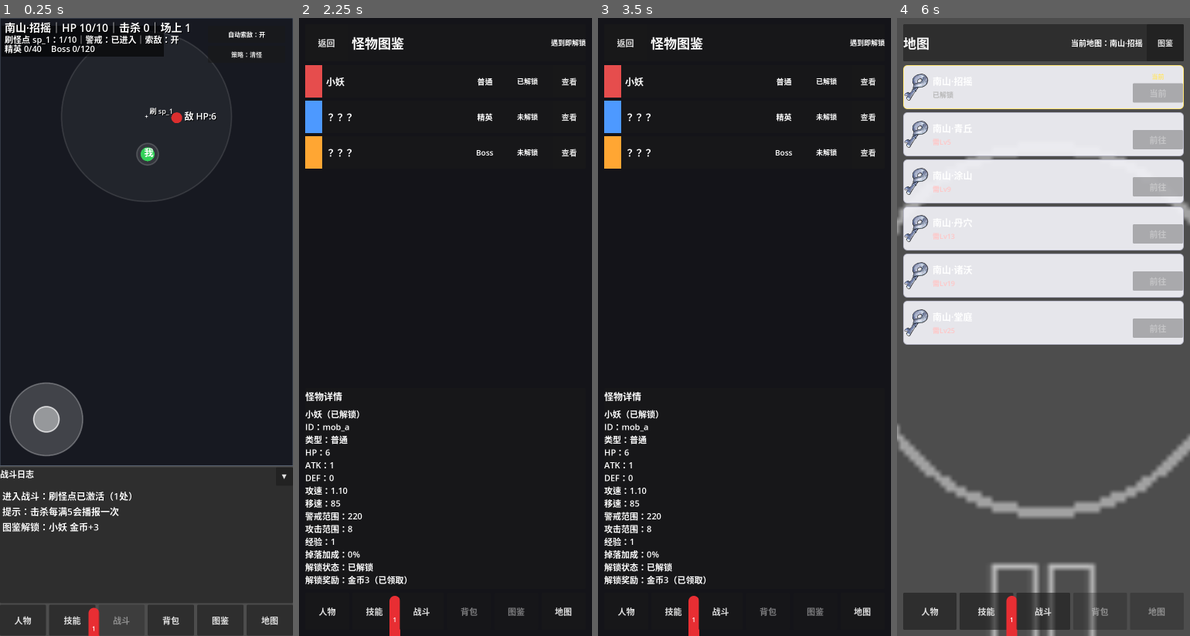
Above: before the commit, frames 1-4 (left to right).
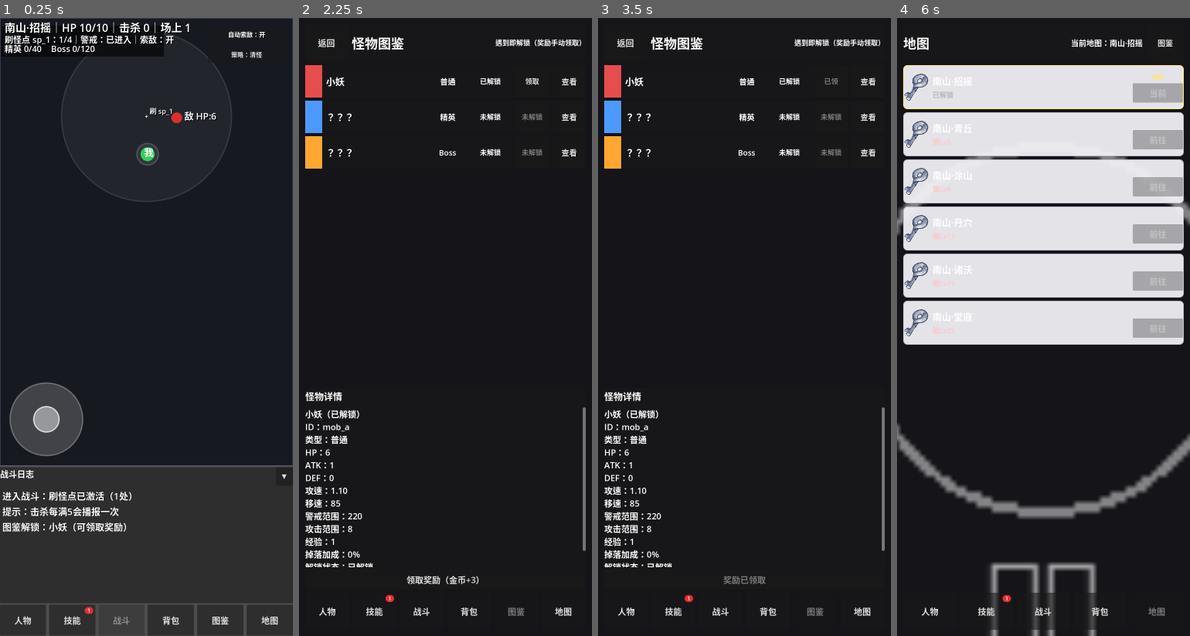
Above: after the commit, the same moments.

Repository: eat-chestnut/shanhaiidle
Game: Godot game, scene res://ui/pages/PageBattle.tscn
Two runs of this game, one before a commit and one after it. Both use one fixed random seed, a clock stepped at 60 frames per second and the inputs below. The engine's default icon, where the game draws it, is replaced by a stand-in: a white triangle on a blue panel in a dark square.
Inputs (mouse positions are in pixels of both pictures, inside the frame that each line leads up to):
- Up to frame 1 (0.25 s): no input
- Up to frame 2 (2.25 s): click "技能" at 0.5 s; click "战斗" at 1.25 s; click "图鉴" at 2 s
- Up to frame 3 (3.5 s): click (832, 79) at 2.75 s, where only the run after the commit has a clickable "领取"
- Up to frame 4 (6 s): click "技能" at 3.5 s; click "图鉴" at 4.25 s; click "战斗" at 5 s; click "地图" at 5.75 s

The runs differ from the first frame. In frame 1, 0.7% of the frame differs, in the area x 22-62%, y 2-100%; in frame 2, 2.0%; in frame 3, 1.9%; in frame 4, 50%, in the area x 0-100%, y 0-100%.

Commit message:
初步完成

Diff:
--- a/autoload/BattleService.gd
+++ b/autoload/BattleService.gd
@@ -90,6 +90,8 @@
 var battle_time := 0.0
 var attack_timer := 0.0
 var hit_log_cd := 0.0
+var player_last_hit_at := 0.0
+var hp_regen_accum := 0.0
 var auto_seek_moving := false
 var manual_seek_off_fired := false
 var player_pos_inited := false
@@ -231,6 +233,7 @@
 	_move_enemies(delta)
 	_update_skill_runtime(delta)
 	_enemy_attack_player(delta)
+	_player_regen(delta)
 	_update_loot(delta)
 
 	attack_timer += delta
@@ -662,6 +665,8 @@
 	special_present = ""
 	attack_timer = 0.0
 	hit_log_cd = 0.0
+	player_last_hit_at = battle_time
+	hp_regen_accum = 0.0
 	auto_seek_moving = false
 	manual_seek_off_fired = false
 	gcd_left = 0.0
@@ -981,6 +986,8 @@
 
 	var hp_now := maxi(0, int(player.get("hp", 0)) - total_damage)
 	player["hp"] = hp_now
+	player_last_hit_at = battle_time
+	hp_regen_accum = 0.0
 	if hit_log_cd <= 0.0:
 		EventBus.add_log("受击 -%d（HP %d/%d）" % [total_damage, hp_now, int(player.get("max_hp", hp_now))])
 		hit_log_cd = HIT_LOG_INTERVAL
@@ -1462,6 +1469,7 @@
 		special_present = ""
 		EventBus.add_log("已击败：%s" % enemy_name)
 	kills += 1
+	_heal_on_kill(enemy_kind)
 	PerfTracker.record_kill(enemy_kind, enemy_exp)
 	ProgressModel.add_exp(enemy_exp, "online")
 	TaskService.on_kill(enemy_kind, 1)
@@ -1904,6 +1912,8 @@
 	events.clear()
 	attack_timer = 0.0
 	hit_log_cd = 0.0
+	player_last_hit_at = battle_time
+	hp_regen_accum = 0.0
 	auto_seek_moving = false
 	manual_seek_off_fired = false
 	gcd_left = 0.0
@@ -1916,6 +1926,36 @@
 	spawn_rt["alive_count"] = 0
 	spawn_rt["next_spawn_at"] = battle_time
 	_log_loot_bonus_info()
+
+func _player_regen(delta: float) -> void:
+	var hp := int(player.get("hp", 0))
+	var max_hp := int(player.get("max_hp", hp))
+	if hp <= 0:
+		return
+	if hp >= max_hp:
+		return
+	if battle_time - player_last_hit_at < 1.2:
+		return
+	var attrs_any = ProgressModel.attrs
+	var attrs: Dictionary = attrs_any if attrs_any is Dictionary else {}
+	var physique := maxi(0, int(attrs.get("physique", 0)))
+	var regen_rate := 0.35 + float(physique) * 0.02
+	hp_regen_accum += regen_rate * delta
+	var add := int(floor(hp_regen_accum))
+	if add <= 0:
+		return
+	hp_regen_accum -= float(add)
+	player["hp"] = mini(max_hp, hp + add)
+
+func _heal_on_kill(kind: String) -> void:
+	var max_hp := int(player.get("max_hp", 10))
+	var hp := int(player.get("hp", 10))
+	var add := 1
+	if kind == "elite":
+		add = 2
+	elif kind == "boss":
+		add = 4
+	player["hp"] = mini(max_hp, hp + add)
 
 func _decrease_spawn_alive(spawn_id: String) -> void:
 	if spawn_id != str(spawn_rt.get("id", "sp_1")):
--- a/autoload/MonsterDexModel.gd
+++ b/autoload/MonsterDexModel.gd
@@ -52,17 +52,30 @@
 	var monster_id := str(monster_def.get("id", ""))
 	if monster_id.is_empty():
 		return
-	var reward_gold := maxi(0, int(monster_def.get("dex_gold", 5)))
 	var was_unlocked := bool(unlocked.get(monster_id, false))
 	if not was_unlocked:
 		unlocked[monster_id] = true
-	if not bool(rewarded.get(monster_id, false)):
-		if reward_gold > 0:
-			PlayerModel.add_gold(reward_gold)
-		rewarded[monster_id] = true
-		EventBus.add_log("图鉴解锁：%s 金币+%d" % [str(monster_def.get("name", monster_id)), reward_gold])
-	elif was_unlocked:
+		EventBus.add_log("图鉴解锁：%s（可领取奖励）" % str(monster_def.get("name", monster_id)))
+	else:
 		return
 
 	save_data()
 	EventBus.notify_inventory_updated()
+
+func can_claim(monster_id: String) -> bool:
+	return bool(unlocked.get(monster_id, false)) and not bool(rewarded.get(monster_id, false))
+
+func claim(monster_def: Dictionary) -> bool:
+	var monster_id := str(monster_def.get("id", ""))
+	if monster_id.is_empty():
+		return false
+	if not can_claim(monster_id):
+		return false
+	var gold := maxi(0, int(monster_def.get("dex_gold", 5)))
+	if gold > 0:
+		PlayerModel.add_gold(gold)
+	rewarded[monster_id] = true
+	save_data()
+	EventBus.add_log("领取图鉴奖励：%s 金币+%d" % [str(monster_def.get("name", monster_id)), gold])
+	EventBus.notify_inventory_updated()
+	return true
--- a/data/stages_v1.json
+++ b/data/stages_v1.json
@@ -6,7 +6,7 @@
       "unlock_min_level": 1,
       "elite_every_kills": 40,
       "boss_every_kills": 120,
-      "spawn_patch": { "respawn_s": 1.70, "max_alive": 10, "spawn_radius": 220 },
+      "spawn_patch": { "respawn_s": 1.70, "max_alive": 4, "spawn_radius": 220 },
       "drops_patch": {
         "drop_chance": 0.27,
         "rarity_weights": { "white": 90, "blue": 9, "gold": 1 },
@@ -40,7 +40,7 @@
       "unlock_min_level": 5,
       "elite_every_kills": 36,
       "boss_every_kills": 108,
-      "spawn_patch": { "respawn_s": 1.65, "max_alive": 11, "spawn_radius": 228 },
+      "spawn_patch": { "respawn_s": 1.65, "max_alive": 5, "spawn_radius": 228 },
       "drops_patch": {
         "drop_chance": 0.28,
         "rarity_weights": { "white": 88, "blue": 10, "gold": 2 },
@@ -74,7 +74,7 @@
       "unlock_min_level": 9,
       "elite_every_kills": 34,
       "boss_every_kills": 102,
-      "spawn_patch": { "respawn_s": 1.58, "max_alive": 12, "spawn_radius": 236 },
+      "spawn_patch": { "respawn_s": 1.58, "max_alive": 6, "spawn_radius": 236 },
       "drops_patch": {
         "drop_chance": 0.29,
         "rarity_weights": { "white": 85, "blue": 13, "gold": 2 },
@@ -108,7 +108,7 @@
       "unlock_min_level": 13,
       "elite_every_kills": 32,
       "boss_every_kills": 96,
-      "spawn_patch": { "respawn_s": 1.52, "max_alive": 13, "spawn_radius": 244 },
+      "spawn_patch": { "respawn_s": 1.52, "max_alive": 7, "spawn_radius": 244 },
       "drops_patch": {
         "drop_chance": 0.30,
         "rarity_weights": { "white": 83, "blue": 15, "gold": 2 },
@@ -142,7 +142,7 @@
       "unlock_min_level": 19,
       "elite_every_kills": 30,
       "boss_every_kills": 90,
-      "spawn_patch": { "respawn_s": 1.46, "max_alive": 14, "spawn_radius": 252 },
+      "spawn_patch": { "respawn_s": 1.46, "max_alive": 8, "spawn_radius": 252 },
       "drops_patch": {
         "drop_chance": 0.31,
         "rarity_weights": { "white": 80, "blue": 17, "gold": 3 },
@@ -176,7 +176,7 @@
       "unlock_min_level": 25,
       "elite_every_kills": 28,
       "boss_every_kills": 84,
-      "spawn_patch": { "respawn_s": 1.40, "max_alive": 15, "spawn_radius": 260 },
+      "spawn_patch": { "respawn_s": 1.40, "max_alive": 9, "spawn_radius": 260 },
       "drops_patch": {
         "drop_chance": 0.31,
         "rarity_weights": { "white": 78, "blue": 19, "gold": 3 },
--- a/ui/components/Badge.gd
+++ b/ui/components/Badge.gd
@@ -3,17 +3,34 @@
 @onready var bg: Panel = $Bg
 @onready var lb: Label = $Text
 
+func _apply_layout(w: float, h: float) -> void:
+	anchor_left = 1.0
+	anchor_right = 1.0
+	anchor_top = 0.0
+	anchor_bottom = 0.0
+	var right_pad := 6.0
+	var top_pad := 6.0
+	offset_right = -right_pad
+	offset_left = -right_pad - w
+	offset_top = top_pad
+	offset_bottom = top_pad + h
+	mouse_filter = Control.MOUSE_FILTER_IGNORE
+
 func set_value(v: int, show_dot_if_zero: bool = false) -> void:
 	if v <= 0:
 		visible = show_dot_if_zero
 		lb.text = ""
+		if show_dot_if_zero:
+			_apply_layout(12.0, 12.0)
 		return
 	visible = true
 	if v >= 10:
 		lb.text = "9+"
 	else:
 		lb.text = str(v)
+	_apply_layout(22.0, 18.0)
 
 func set_dot(show: bool) -> void:
 	visible = show
 	lb.text = ""
+	_apply_layout(12.0, 12.0)
--- a/ui/components/Badge.tscn
+++ b/ui/components/Badge.tscn
@@ -4,16 +4,16 @@
 
 [sub_resource type="StyleBoxFlat" id="StyleBoxFlat_badge"]
 bg_color = Color(0.91, 0.18, 0.2, 1)
-corner_radius_top_left = 14
-corner_radius_top_right = 14
-corner_radius_bottom_right = 14
-corner_radius_bottom_left = 14
+corner_radius_top_left = 9
+corner_radius_top_right = 9
+corner_radius_bottom_right = 9
+corner_radius_bottom_left = 9
 
 [node name="Badge" type="Control"]
 visible = false
-custom_minimum_size = Vector2(28, 28)
-offset_right = 28.0
-offset_bottom = 28.0
+custom_minimum_size = Vector2(22, 18)
+offset_right = 22.0
+offset_bottom = 18.0
 mouse_filter = 2
 script = ExtResource("1_v2w3x")
 
@@ -34,7 +34,7 @@
 grow_horizontal = 2
 grow_vertical = 2
 theme_override_colors/font_color = Color(1, 1, 1, 1)
-theme_override_font_sizes/font_size = 16
+theme_override_font_sizes/font_size = 14
 text = ""
 horizontal_alignment = 1
 vertical_alignment = 1
--- a/ui/pages/PageMap.gd
+++ b/ui/pages/PageMap.gd
@@ -36,6 +36,7 @@
 	_btn_nav_battle.text = I18nService.t("ui.nav.battle", "战斗")
 	_btn_nav_bag.text = I18nService.t("ui.nav.bag", "背包")
 	_btn_nav_map.text = I18nService.t("ui.nav.map", "地图")
+	_btn_nav_bag.disabled = false
 	_btn_nav_map.disabled = true
 	_current_stage.text = "当前地图：—"
 
@@ -46,6 +47,8 @@
 		_btn_nav_skills.pressed.connect(_on_nav_skills_pressed)
 	if not _btn_nav_battle.pressed.is_connected(_on_nav_battle_pressed):
 		_btn_nav_battle.pressed.connect(_on_nav_battle_pressed)
+	if not _btn_nav_bag.pressed.is_connected(_on_nav_bag_pressed):
+		_btn_nav_bag.pressed.connect(_on_nav_bag_pressed)
 	if not _btn_dex.pressed.is_connected(_on_nav_dex_pressed):
 		_btn_dex.pressed.connect(_on_nav_dex_pressed)
 	if not EventBus.inventory_updated.is_connected(_on_model_changed):
@@ -170,6 +173,9 @@
 	get_tree().change_scene_to_file(PAGE_SKILLS)
 
 func _on_nav_battle_pressed() -> void:
+	get_tree().change_scene_to_file(PAGE_BATTLE)
+
+func _on_nav_bag_pressed() -> void:
 	get_tree().change_scene_to_file(PAGE_BATTLE)
 
 func _on_nav_dex_pressed() -> void:
--- a/ui/pages/PageMap.tscn
+++ b/ui/pages/PageMap.tscn
@@ -12,6 +12,15 @@
 grow_horizontal = 2
 grow_vertical = 2
 script = ExtResource("1_h1u2m")
+
+[node name="BGFill" type="ColorRect" parent="."]
+layout_mode = 1
+anchors_preset = 15
+anchor_right = 1.0
+anchor_bottom = 1.0
+grow_horizontal = 2
+grow_vertical = 2
+color = Color(0.08, 0.08, 0.1, 1)
 
 [node name="BG" type="TextureRect" parent="."]
 layout_mode = 1
--- a/ui/pages/PageMonsterDex.gd
+++ b/ui/pages/PageMonsterDex.gd
@@ -11,6 +11,7 @@
 @onready var _monster_list: VBoxContainer = $RootVBox/MonsterScroll/MonsterList
 @onready var _detail_title: Label = $RootVBox/DetailPanel/DetailVBox/DetailTitle
 @onready var _detail_text: RichTextLabel = $RootVBox/DetailPanel/DetailVBox/DetailScroll/DetailText
+@onready var _btn_claim: Button = $RootVBox/DetailPanel/DetailVBox/BtnClaim
 @onready var _btn_nav_character: Button = $RootVBox/BottomNav/BtnNavCharacter
 @onready var _btn_nav_skills: Button = $RootVBox/BottomNav/BtnNavSkills
 @onready var _btn_nav_battle: Button = $RootVBox/BottomNav/BtnNavBattle
@@ -36,9 +37,10 @@
 
 func _apply_i18n() -> void:
 	_title.text = "怪物图鉴"
-	_hint.text = "遇到即解锁"
+	_hint.text = "遇到即解锁（奖励手动领取）"
 	_btn_back.text = "返回"
 	_detail_title.text = "怪物详情"
+	_btn_claim.text = "未解锁不可领取"
 	_btn_nav_character.text = I18nService.t("ui.nav.character", "人物")
 	_btn_nav_skills.text = I18nService.t("ui.nav.skills", "技能")
 	_btn_nav_battle.text = I18nService.t("ui.nav.battle", "战斗")
@@ -46,6 +48,10 @@
 	_btn_nav_dex.text = I18nService.t("ui.nav.dex", "图鉴")
 	_btn_nav_map.text = I18nService.t("ui.nav.map", "地图")
 	_btn_nav_dex.disabled = true
+	_btn_nav_bag.disabled = false
+	_btn_nav_character.disabled = false
+	_btn_nav_skills.disabled = false
+	_btn_nav_battle.disabled = false
 	_btn_nav_map.disabled = false
 
 func _connect_signals() -> void:
@@ -59,8 +65,12 @@
 		_btn_nav_skills.pressed.connect(_on_nav_skills_pressed)
 	if not _btn_nav_battle.pressed.is_connected(_on_nav_battle_pressed):
 		_btn_nav_battle.pressed.connect(_on_nav_battle_pressed)
+	if not _btn_nav_bag.pressed.is_connected(_on_nav_bag_pressed):
+		_btn_nav_bag.pressed.connect(_on_nav_bag_pressed)
 	if not _btn_nav_map.pressed.is_connected(_on_nav_map_pressed):
 		_btn_nav_map.pressed.connect(_on_nav_map_pressed)
+	if not _btn_claim.pressed.is_connected(_on_claim_pressed):
+		_btn_claim.pressed.connect(_on_claim_pressed)
 
 func _load_monsters() -> void:
 	_monsters.clear()
@@ -150,6 +160,20 @@
 		btn.add_theme_font_size_override("font_size", 20)
 		btn.text = "查看"
 		btn.pressed.connect(_on_select_pressed.bind(i))
+		var claim_btn := Button.new()
+		claim_btn.custom_minimum_size = Vector2(86, 44)
+		claim_btn.add_theme_font_size_override("font_size", 18)
+		if MonsterDexModel.can_claim(monster_id):
+			claim_btn.disabled = false
+			claim_btn.text = "领取"
+			claim_btn.pressed.connect(_on_claim_row_pressed.bind(i))
+		elif unlocked:
+			claim_btn.disabled = true
+			claim_btn.text = "已领"
+		else:
+			claim_btn.disabled = true
+			claim_btn.text = "未解锁"
+		row.add_child(claim_btn)
 		row.add_child(btn)
 
 		_monster_list.add_child(panel)
@@ -163,6 +187,9 @@
 func _refresh_detail() -> void:
 	if _selected_idx < 0 or _selected_idx >= _monsters.size():
 		_detail_text.text = "请选择怪物"
+		_btn_claim.disabled = true
+		_btn_claim.text = "未解锁不可领取"
+		_btn_claim.visible = true
 		return
 	var m: Dictionary = _monsters[_selected_idx]
 	var monster_id := str(m.get("id", ""))
@@ -186,11 +213,39 @@
 	lines.append("经验：%d" % int(m.get("exp", 0)))
 	lines.append("掉落加成：%d%%" % int(m.get("drop_bonus_percent", 0)))
 	lines.append("解锁状态：%s" % ("已解锁" if unlocked else "未解锁"))
-	lines.append("解锁奖励：金币%d（%s）" % [reward_gold, "已领取" if got_reward else "未领取（遇到即可领取）"])
+	lines.append("解锁奖励：金币%d（%s）" % [reward_gold, "已领取" if got_reward else "未领取（点击领取）"])
 	_detail_text.text = "\n".join(lines)
+
+	if MonsterDexModel.can_claim(monster_id):
+		_btn_claim.visible = true
+		_btn_claim.disabled = false
+		_btn_claim.text = "领取奖励（金币+%d）" % reward_gold
+	elif unlocked:
+		_btn_claim.visible = true
+		_btn_claim.disabled = true
+		_btn_claim.text = "奖励已领取"
+	else:
+		_btn_claim.visible = true
+		_btn_claim.disabled = true
+		_btn_claim.text = "未解锁不可领取"
 
 func _on_select_pressed(idx: int) -> void:
 	_select_monster(idx)
+
+func _on_claim_pressed() -> void:
+	if _selected_idx < 0 or _selected_idx >= _monsters.size():
+		return
+	var monster: Dictionary = _monsters[_selected_idx]
+	if MonsterDexModel.claim(monster):
+		_on_model_changed()
+
+func _on_claim_row_pressed(idx: int) -> void:
+	if idx < 0 or idx >= _monsters.size():
+		return
+	var monster: Dictionary = _monsters[idx]
+	if MonsterDexModel.claim(monster):
+		_selected_idx = idx
+		_on_model_changed()
 
 func _kind_name(kind: String) -> String:
 	match kind:
@@ -243,6 +298,9 @@
 func _on_nav_battle_pressed() -> void:
 	get_tree().change_scene_to_file(PAGE_BATTLE)
 
+func _on_nav_bag_pressed() -> void:
+	get_tree().change_scene_to_file(PAGE_BATTLE)
+
 func _on_nav_map_pressed() -> void:
 	get_tree().change_scene_to_file(PAGE_MAP)
 
--- a/ui/pages/PageMonsterDex.tscn
+++ b/ui/pages/PageMonsterDex.tscn
@@ -61,7 +61,7 @@
 [node name="Hint" type="Label" parent="RootVBox/Header/HeaderRow"]
 layout_mode = 2
 theme_override_font_sizes/font_size = 18
-text = "遇到即解锁"
+text = "遇到即解锁（奖励手动领取）"
 horizontal_alignment = 2
 vertical_alignment = 1
 
@@ -106,6 +106,13 @@
 fit_content = false
 scroll_active = true
 text = "—"
+
+[node name="BtnClaim" type="Button" parent="RootVBox/DetailPanel/DetailVBox"]
+custom_minimum_size = Vector2(0, 48)
+layout_mode = 2
+size_flags_horizontal = 3
+theme_override_font_sizes/font_size = 22
+text = "未解锁不可领取"
 
 [node name="BottomNav" type="HBoxContainer" parent="RootVBox"]
 custom_minimum_size = Vector2(0, 96)
--- a/ui/pages/PageSkills.gd
+++ b/ui/pages/PageSkills.gd
@@ -46,7 +46,9 @@
 	var skills := _active_skills_for_current_class()
 	for skill in skills:
 		var skill_id := str(skill.get("id", ""))
-		var cur_lv := SkillModel.get_skill_level(skill_id)
+		var base_lv := SkillModel.get_skill_level(skill_id)
+		var eff_lv := SkillModel.get_effective_level(skill_id)
+		var bonus_lv := eff_lv - base_lv
 		var max_lv := maxi(1, int(skill.get("max_level", 1)))
 		var min_lv := maxi(1, int(skill.get("min_level", 1)))
 		var cost_qi := maxi(0, int(skill.get("cost_qi", 0)))
@@ -70,13 +72,23 @@
 
 		var title := Label.new()
 		title.add_theme_font_size_override("font_size", 22)
-		title.text = "%s  Lv.%d/%d" % [str(skill.get("name", skill_id)), cur_lv, max_lv]
+		if bonus_lv > 0:
+			title.text = "%s  Lv.%d(+%d)/%d" % [str(skill.get("name", skill_id)), base_lv, bonus_lv, max_lv]
+		else:
+			title.text = "%s  Lv.%d/%d" % [str(skill.get("name", skill_id)), base_lv, max_lv]
 		info.add_child(title)
 
 		var meta := Label.new()
 		meta.add_theme_font_size_override("font_size", 16)
 		meta.text = "需Lv%d  Qi:%d  CD:%.1fs" % [min_lv, cost_qi, cd_sec]
 		info.add_child(meta)
+
+		var desc := Label.new()
+		desc.add_theme_font_size_override("font_size", 16)
+		desc.autowrap_mode = TextServer.AUTOWRAP_WORD_SMART
+		desc.modulate = Color(0.8, 0.8, 0.8, 1.0)
+		desc.text = _build_skill_desc(skill)
+		info.add_child(desc)
 
 		var btn := Button.new()
 		btn.custom_minimum_size = Vector2(52, 40)
@@ -90,6 +102,44 @@
 		panel.size_flags_horizontal = Control.SIZE_EXPAND_FILL
 		panel.add_child(row)
 		_skill_list.add_child(panel)
+
+func _build_skill_desc(skill: Dictionary) -> String:
+	var tags_any = skill.get("tags", [])
+	var tags: Array = tags_any if tags_any is Array else []
+	var is_aoe := tags.has("aoe") or tags.has("multi")
+	var dmg_any = skill.get("damage", {})
+	if dmg_any is Dictionary and (dmg_any as Dictionary).has("aoe"):
+		is_aoe = true
+	var prefix := "群体" if is_aoe else "单体"
+
+	var damage_txt := "伤害 0%攻击，每级+0%"
+	if dmg_any is Dictionary:
+		var dmg: Dictionary = dmg_any
+		var base := float(dmg.get("base_coef", 0.0))
+		var per := float(dmg.get("per_level", 0.0))
+		damage_txt = "伤害 %.0f%%攻击，每级+%.0f%%" % [base * 100.0, per * 100.0]
+
+	var debuff_txt := ""
+	var debuffs_any = skill.get("debuffs", [])
+	if debuffs_any is Array and not (debuffs_any as Array).is_empty():
+		var first_any = (debuffs_any as Array)[0]
+		if first_any is Dictionary:
+			var first: Dictionary = first_any
+			var pct := float(first.get("armor_reduction_pct", 0.0))
+			var dur := float(first.get("duration_sec", 0.0))
+			if pct > 0.0 and dur > 0.0:
+				debuff_txt = "；破甲 -%.0f%% 持续%.0fs" % [pct * 100.0, dur]
+
+	var milestone_txt := ""
+	var milestones_any = skill.get("milestones", {})
+	if milestones_any is Dictionary and (
+		(milestones_any as Dictionary).has("5")
+		or (milestones_any as Dictionary).has("10")
+		or (milestones_any as Dictionary).has("15")
+	):
+		milestone_txt = "（Lv5/10/15有特性）"
+
+	return "%s：%s%s%s" % [prefix, damage_txt, debuff_txt, milestone_txt]
 
 func _active_skills_for_current_class() -> Array[Dictionary]:
 	var rows: Array[Dictionary] = []
